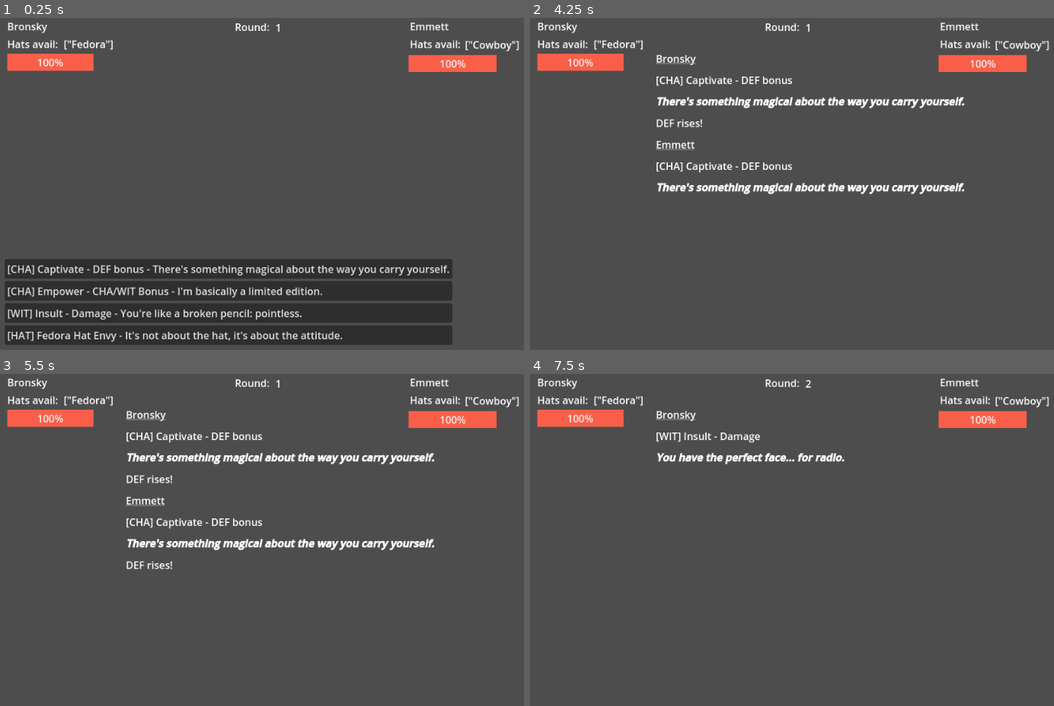
Above: before the commit, frames 1-4 (two rows, left to right).
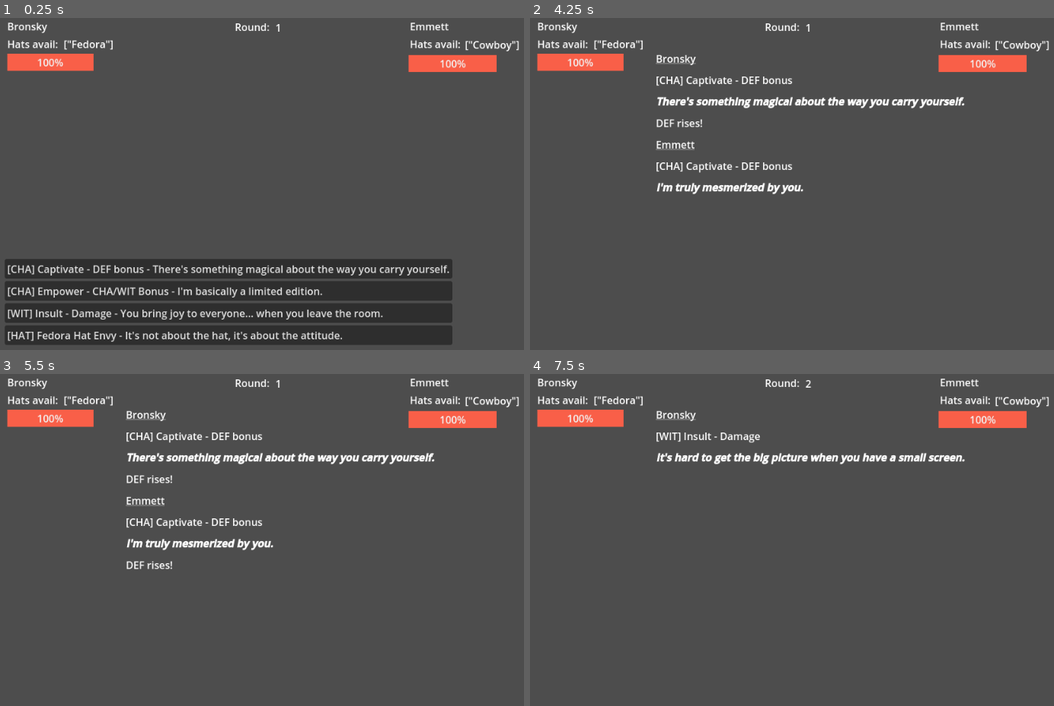
Above: after the commit, the same moments.

Repository: Sleeping-Robot-Games/Hat-Trick
Game: Godot game, scene res://play_test.tscn
Same seed, same stepped clock (60 frames per second), same inputs: the game is played once before the commit and once after it.
Inputs (mouse positions are in pixels of both pictures, inside the frame that each line leads up to):
- Up to frame 1 (0.25 s): no input
- Up to frame 2 (4.25 s): click "[CHA] Captivate - DEF bonus -…" at 0.5 s; hold Right (ui_right) 1.28-2.03 s; tap Enter at 2 s; hold Left (ui_left) 2.03-2.78 s; hold Right (ui_right) from 2.78 s (still down); tap Space at 3.5 s
- Up to frame 3 (5.5 s): release Right (ui_right) at 4.28 s; hold Left (ui_left) from 4.28 s (still down); tap Enter at 5 s
- Up to frame 4 (7.5 s): release Left (ui_left) at 5.75 s; click (681, 626) at 5.75 s, where only the run before the commit has a clickable "[WIT] Insult - Damage - You h…"; hold Left (ui_left) 6.53-7.28 s; tap Space at 7.25 s; hold Right (ui_right) from 7.28 s (still down)

The runs differ from the first frame. In frame 1, 0.6% of the frame differs, in the area x 26-74%, y 87-91%; in frame 2, 1.0%, in the area x 24-83%, y 49-54%; in frame 3, 1.0%; in frame 4, 1.0%.

Commit message:
Adds two more NPCs

Diff:
--- a/play_test.gd
+++ b/play_test.gd
@@ -50,7 +50,6 @@
 "You're like a broken pencil: pointless.",
 "You must have been born on a highway, because that's where most accidents happen.",
 "Keep talking, maybe one day you'll say something intelligent.",
-"I'd love to see things from your perspective, but I just can't put my head that far up my butt.",
 "You're proof that evolution can go in reverse.",
 "It's hard to get the big picture when you have a small screen.",
 "If brains were dynamite, you wouldn't have enough to blow your hat off.",
@@ -58,7 +57,6 @@
 "The only way you'll ever get laid is if you climb up a chicken's backside and wait.",
 "Your secrets are always safe with me. I never even listen when you tell me them.",
 "You have the perfect face... for radio.",
-"When they were handing out brains, you thought they said trains and took the next one out of town.",
 "You're not stupid; you just have a lot of bad luck thinking.",
 ]
 
@@ -82,6 +80,21 @@
 "A dash of magic.",
 "Feel the spells in the air?"
 ]
+
+var hard_hat_options = [
+"Safety first, always!",
+"This hat can take a hit. Can you?",
+"Always building a solid strategy.",
+"You might want to get a helmet, this is going to hurt."
+]
+
+var nurse_hat_options = [
+"Ready to mend wounds and hearts.",
+"Trust me, I'm a nurse.",
+"I've seen worse cases than this!",
+"Need a quick patch-up?"
+]
+
 
 var p1
 var p2
@@ -109,6 +122,36 @@
 		"STAM": 6,
 		"DEF": 2,
 		"CHA": 3,
+		"WIT": 1,
+		"base_dmg": 2,
+		'current_choice': null,
+		'choices': [],
+		'applied_choices': [],
+		'cooldowns': {'CHA': 0, 'WIT': 0},
+	},
+	{
+		"name": "p2",
+		"display_name": "Nurse Joy",
+		"hats": ["Nurse"],
+		"avail_hats": ["Nurse"],
+		"STAM": 6,
+		"DEF": 2,
+		"CHA": 2,
+		"WIT": 1,
+		"base_dmg": 2,
+		'current_choice': null,
+		'choices': [],
+		'applied_choices': [],
+		'cooldowns': {'CHA': 0, 'WIT': 0},
+	},
+	{
+		"name": "p2",
+		"display_name": "Bob the Builder",
+		"hats": ["Hard Hat"],
+		"avail_hats": ["Hard Hat"],
+		"STAM": 6,
+		"DEF": 3,
+		"CHA": 1,
 		"WIT": 1,
 		"base_dmg": 2,
 		'current_choice': null,
@@ -197,6 +240,26 @@
 			'rounds': -1,
 			'dialog': witch_options.pick_random()
 		},
+		{
+			'type': 'HAT',
+			'hat_type': 'Hard Hat',
+			'label': '[HAT] Build Up',
+			'self': true,
+			'stats': {"DEF": 3},
+			'damage': func(): return 0,
+			'rounds': -1,
+			'dialog': hard_hat_options.pick_random()
+		},
+		{
+			'type': 'HAT',
+			'hat_type': 'Nurse',
+			'label': '[HAT] Heal',
+			'self': true,
+			'stats': {"STAM": 3},
+			'damage': func(): return 0,
+			'rounds': -1,
+			'dialog': nurse_hat_options.pick_random()
+		},
 	]
 
 	if player.cooldowns["CHA"] == 0:
@@ -311,8 +374,14 @@
 
 		# If a hat choice was made, move the hat to the end of the hats array and reset CD if more hats are avail
 		if player.current_choice.type == "HAT":
-			player.avail_hats.pop_front()  # Remove the first hat (used hat)
-
+			var used_hat = player.avail_hats.pop_front()  # Remove the first hat (used hat)
+			# Find the index of the used hat in the hats array
+			var index = player.hats.find(used_hat)
+			# If found, remove it from its current position
+			if index != -1:
+				player.hats.erase(used_hat)
+			# Append the used hat to the end of the hats array
+			player.hats.append(used_hat)
 
 	round = round + 1
 	await show_outcome_summary()
@@ -399,7 +468,10 @@
 func apply_changes(player, choice):
 	for stat in choice['stats'].keys():
 		var old_stat = player[stat]
-		player[stat] = clamp(player[stat] + choice['stats'][stat], 0, INF)
+		if stat == "STAM": # Don't over heal
+			player[stat] = clamp(player[stat] + choice['stats'][stat], 0, player_1_initial_state["STAM"])
+		else:
+			player[stat] = clamp(player[stat] + choice['stats'][stat], 0, INF)
 		#add_outcome("%s %s + %s = %s %s" % [stat, old_stat, str(choice['stats'][stat]), stat, player[stat]])
 		if choice['stats'][stat] > 0:
 			add_outcome("%s rises!" % stat)
Not shown, added: export_presets.cfg
